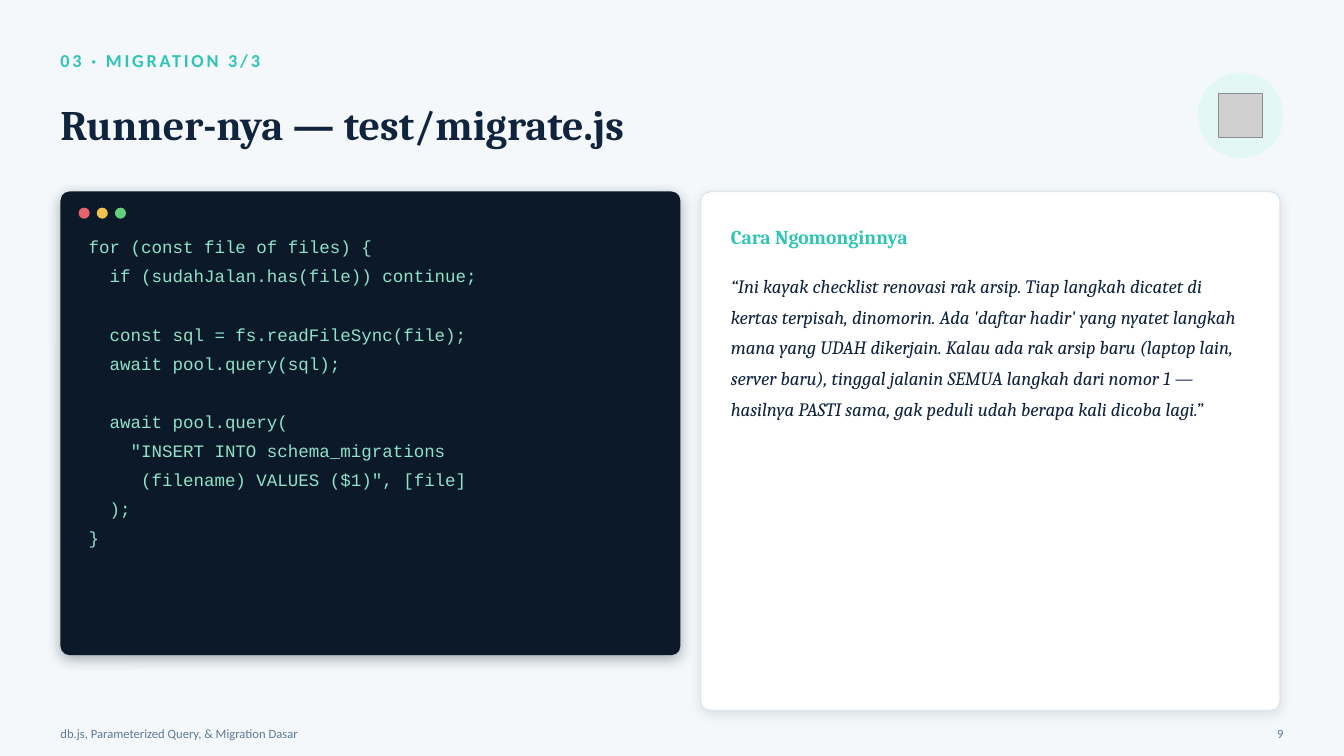
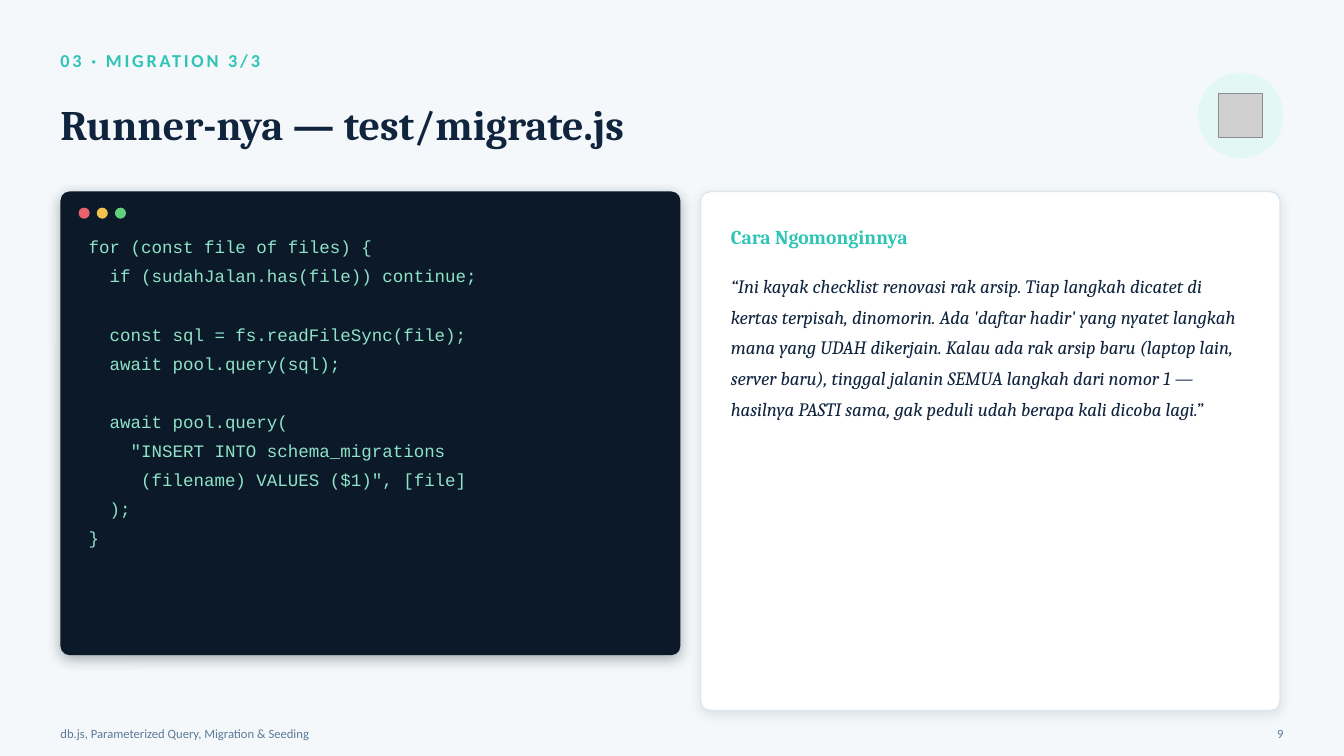
Before and after one commit to mursyidanmhp-del/Back-end, a slide deck: slide 9 of postgres-migration-dasar/postgres-migration-dasar.pptx. Drawn at 1344x756 pixels with LibreOffice and Linux fonts; fonts in the diff are those of the drawing; grey boxes stand for pictures. Boxes give left, top, right and bottom in pixels: in the first picture for what was removed or moved away, otherwise in the second. Text is boxed around its words. In the diff, an @@ line names an element or a change of style, - is before the commit and + after.

Commit message:
config, migration and seeding

```diff
--- a/postgres-migration-dasar/postgres-migration-dasar.pptx
+++ b/postgres-migration-dasar/postgres-migration-dasar.pptx
@@ text at bbox=[60, 729, 309, 740]: text changed @@
-db.js, Parameterized Query, & Migration Dasar
+db.js, Parameterized Query, Migration & Seeding
```
Also in this commit, not shown: 10 other slides changed, 1 slide added, 38 other files.
